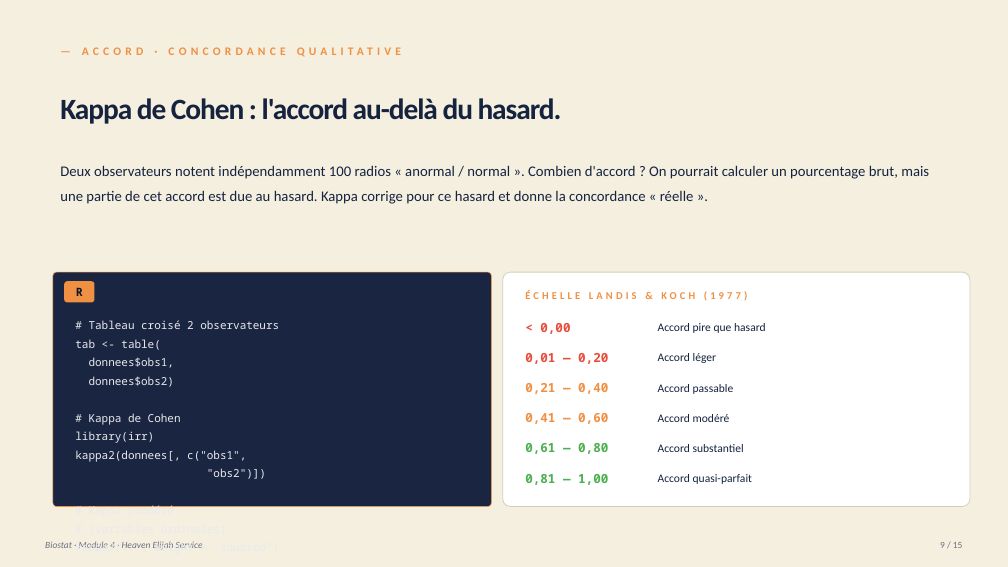
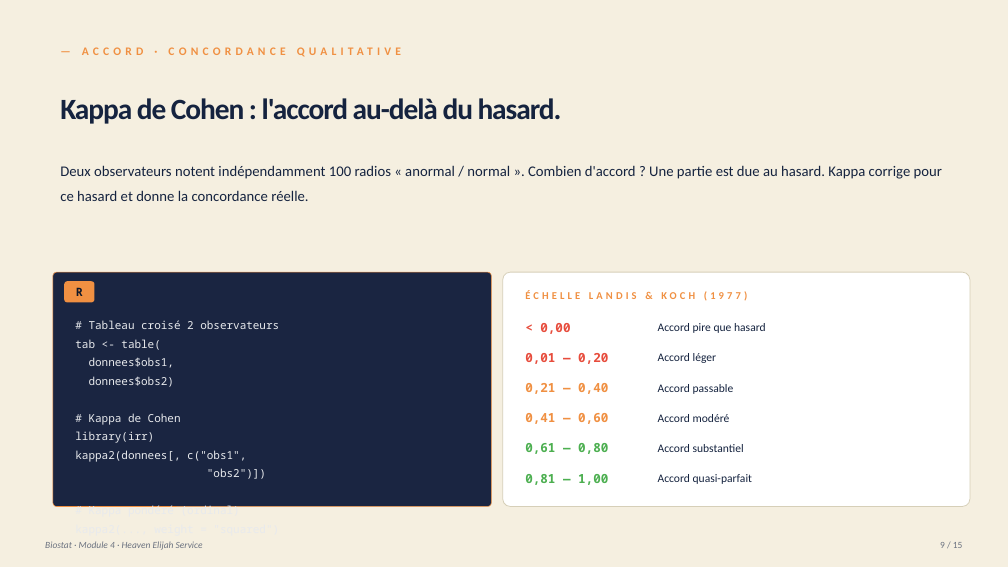
Before and after one commit to heavenelijahservice-tech/heaven-elijah-site, a slide deck: slide 9 of formations/output/biostat-module-4-biomedical.pptx. Drawn at 1008x567 pixels with LibreOffice and Linux fonts; fonts in the diff are those of the drawing. Boxes give left, top, right and bottom in pixels: in the first picture for what was removed or moved away, otherwise in the second. Text is boxed around its words. In the diff, an @@ line names an element or a change of style, - is before the commit and + after.

Commit message:
feat(formations): refonte visuelle M2 + M3 + M4
Inspiré du modèle Pr. Dramé (cours Mesure de la santé, UFR Thiès 2023) :
illustrations pédagogiques sur la majorité des slides pour rendre les
concepts immédiatement mémorables. Couverture cible : ~65 % des slides
avec un visuel (plots, schémas, populations colorées).

Module 2 — Comparaisons (V3) :
- S2 : workflow Décrire→Comparer→Conclure
- S4 : box plot Welch (déjà présent)
- S5 : box plot Mann-Whitney (données asymétriques)
- S7 : box plot ANOVA 3 groupes (déjà présent)
- S8 : box plot Kruskal-Wallis 3 groupes non-normaux
- S9 : plotPopulation Chi² exposés vs non-exposés
- S11 : tableau 2×2 McNemar avec cellules de discordance colorées
- S13 : box plot cas d'école HbA1c bras A vs B
- 9 slides sur 15 avec visuel

Module 3 — Associations (V3) :
- S2 : workflow Descriptif→Comparatif→Explicatif
- S4 : scatter corrélation (déjà présent)
- S5 : scatter + régression simple (déjà présent)
- S6 : forest plot coefficients régression multiple
- S7 : Venn diagram multicollinéarité (BMI vs poids)
- S9 : courbe sigmoïde régression logistique
- S10 : forest plot aOR logistique multivariée
- S11 : 3 cards lecture OR (existant)
- S12 : courbe ROC (déjà présent)
- S13 : forest plot aOR cas-témoin cancer du col / HPV
- 10 slides sur 15 avec visuel

Module 4 — Biomédical (V3) :
- S2 : flow 3 questions cliniques (diagnostic, accord, survie)
- S4 : tableau 2×2 + plotPopulation 300 patients
- S5 : 3 plotPopulation pour 3 prévalences (1%, 10%, 50%)
- S7 : courbe ROC (déjà présent)
- S11 : Kaplan-Meier 1 cohorte (déjà présent)
- S12 : Kaplan-Meier 2 cohortes superposées (déjà présent)
- S13 : forest plot HR ajustés régression de Cox
- 11 slides sur 15 avec visuel

Total série complète : ~39 slides sur 60 avec visuel pédagogique = 65 %.
Identité visuelle HES préservée (navy/orange/cream).
Voix de praticien conservée.

```diff
--- a/formations/output/biostat-module-4-biomedical.pptx
+++ b/formations/output/biostat-module-4-biomedical.pptx
@@ text at [60, 165, 942, 201]: text changed @@
-Deux observateurs notent indépendamment 100 radios « anormal / normal ». Combien d'accord ? On pourrait calculer un pourcentage brut, mais une partie de cet accord est due au hasard. Kappa corrige pour ce hasard et donne la concordance « réelle ».
+Deux observateurs notent indépendamment 100 radios « anormal / normal ». Combien d'accord ? Une partie est due au hasard. Kappa corrige pour ce hasard et donne la concordance réelle.
```
Also in this commit, not shown: 10 other slides changed, 5 other files.
